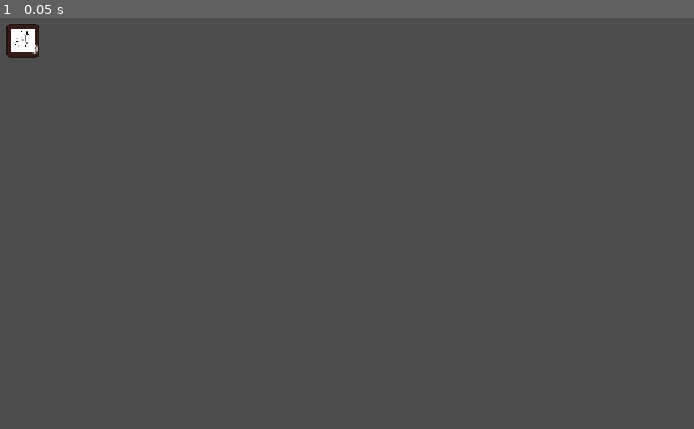
Above: before the commit, frame 1.
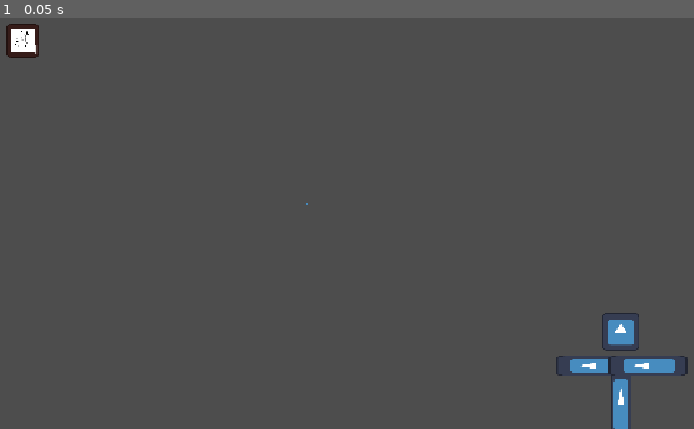
Above: after the commit, the same moment.

Repository: Regonold520/gmtk-foodkap
Game: Godot game, scene res://main.tscn
Two runs of this game, one before a commit and one after it. Both use one fixed random seed, a clock stepped at 60 frames per second and the inputs below. The project has no main scene, so this scene is started directly. The engine's default icon, where the game draws it, is replaced by a stand-in: a white triangle on a blue panel in a dark square.
Inputs:
- Up to frame 1 (0.05 s): no input

The runs differ from the first frame. In frame 1, 1.1% of the frame differs, in the area x 4-100%, y 6-100%.

Commit message:
selecting structures and holding items

Diff:
--- a/main.tscn
+++ b/main.tscn
@@ -2,14 +2,69 @@
 
 [ext_resource type="Script" uid="uid://ds30j7ju2x01n" path="res://scripts/holdingManager.gd" id="1_ig7tw"]
 [ext_resource type="PackedScene" uid="uid://blk14fdp1rcc6" path="res://scenes/ingredientBox.tscn" id="2_0xm2m"]
-[ext_resource type="Resource" uid="uid://cioa1fl85ef3i" path="res://debug/bread.tres" id="3_h2yge"]
+[ext_resource type="Script" uid="uid://opk5dpwvdpmf" path="res://scripts/selectionManager.gd" id="2_1bvp3"]
+[ext_resource type="Texture2D" uid="uid://cg77hijyxxnqb" path="res://icon.svg" id="3_lquwl"]
+[ext_resource type="Script" uid="uid://de02chtosiqg4" path="res://resources/ingredient.gd" id="5_lquwl"]
+
+[sub_resource type="CircleShape2D" id="CircleShape2D_mltvj"]
+radius = 2.0
+
+[sub_resource type="Resource" id="Resource_1bvp3"]
+script = ExtResource("5_lquwl")
+metadata/_custom_type_script = "uid://de02chtosiqg4"
+
+[sub_resource type="Resource" id="Resource_lquwl"]
+script = ExtResource("5_lquwl")
+metadata/_custom_type_script = "uid://de02chtosiqg4"
+
+[sub_resource type="Resource" id="Resource_7mycd"]
+script = ExtResource("5_lquwl")
+metadata/_custom_type_script = "uid://de02chtosiqg4"
 
 [node name="Node2D" type="Node2D" unique_id=1273140]
 
-[node name="HoldingManager" type="Node" parent="." unique_id=280262521]
+[node name="HoldingManager" type="Node" parent="." unique_id=280262521 node_paths=PackedStringArray("ItemHeldVisual")]
 script = ExtResource("1_ig7tw")
+ItemHeldVisual = NodePath("Kaplin")
+
+[node name="Icon" type="Sprite2D" parent="HoldingManager" unique_id=417373091]
+position = Vector2(1028, 611)
+scale = Vector2(0.2283184, 0.8918921)
+texture = ExtResource("3_lquwl")
+
+[node name="Icon2" type="Sprite2D" parent="HoldingManager" unique_id=22368557]
+position = Vector2(991, 557)
+rotation = -1.5707964
+scale = Vector2(0.2283184, 0.8918921)
+texture = ExtResource("3_lquwl")
+
+[node name="Icon3" type="Sprite2D" parent="HoldingManager" unique_id=1449858173]
+position = Vector2(1067, 557)
+rotation = -1.5707964
+scale = Vector2(0.2283184, 0.8918921)
+texture = ExtResource("3_lquwl")
+
+[node name="Kaplin" type="Sprite2D" parent="HoldingManager" unique_id=202097846]
+position = Vector2(1028, 507.99994)
+scale = Vector2(0.42721432, 0.42721432)
+texture = ExtResource("3_lquwl")
+
+[node name="SelectionManager" type="Node" parent="." unique_id=1872995996 node_paths=PackedStringArray("selectionObject")]
+script = ExtResource("2_1bvp3")
+selectionObject = NodePath("Area2D")
+
+[node name="Area2D" type="Area2D" parent="SelectionManager" unique_id=127668326]
+
+[node name="Icon" type="Sprite2D" parent="SelectionManager/Area2D" unique_id=1805685733]
+scale = Vector2(0.03, 0.03)
+texture = ExtResource("3_lquwl")
+
+[node name="CollisionShape2D" type="CollisionShape2D" parent="SelectionManager/Area2D" unique_id=542888841]
+shape = SubResource("CircleShape2D_mltvj")
 
 [node name="Area2D" parent="." unique_id=961949610 instance=ExtResource("2_0xm2m")]
 position = Vector2(167, 89)
-ResourceHeld = ExtResource("3_h2yge")
-Count = 9
+ResourcesHeld = Array[ExtResource("5_lquwl")]([SubResource("Resource_1bvp3"), SubResource("Resource_lquwl"), SubResource("Resource_7mycd")])
+
+[connection signal="clickedObject" from="SelectionManager" to="HoldingManager" method="_on_selection_manager_clicked_object"]
+[connection signal="clickedObject" from="SelectionManager" to="SelectionManager" method="_on_clicked_object"]
--- a/project.godot
+++ b/project.godot
@@ -23,6 +23,14 @@
 window/stretch/mode="canvas_items"
 window/stretch/aspect="expand"
 
+[input]
+
+select={
+"deadzone": 0.2,
+"events": [Object(InputEventMouseButton,"resource_local_to_scene":false,"resource_name":"","device":-1,"window_id":0,"alt_pressed":false,"shift_pressed":false,"ctrl_pressed":false,"meta_pressed":false,"button_mask":0,"position":Vector2(0, 0),"global_position":Vector2(0, 0),"factor":1.0,"button_index":1,"canceled":false,"pressed":false,"double_click":false,"script":null)
+]
+}
+
 [physics]
 
 3d/physics_engine="Jolt Physics"
--- a/scenes/ingredientBox.tscn
+++ b/scenes/ingredientBox.tscn
@@ -2,6 +2,9 @@
 
 [ext_resource type="Script" uid="uid://br46wkcoku3w" path="res://scripts/ResourceBox.gd" id="1_cx443"]
 [ext_resource type="Texture2D" uid="uid://cg77hijyxxnqb" path="res://icon.svg" id="2_g71qr"]
+
+[sub_resource type="RectangleShape2D" id="RectangleShape2D_mltvj"]
+size = Vector2(48, 48)
 
 [node name="Area2D" type="Area2D" unique_id=961949610]
 script = ExtResource("1_cx443")
@@ -27,3 +30,6 @@
 text = "1"
 horizontal_alignment = 2
 vertical_alignment = 2
+
+[node name="CollisionShape2D" type="CollisionShape2D" parent="." unique_id=680320063]
+shape = SubResource("RectangleShape2D_mltvj")
--- a/scripts/ResourceBox.gd
+++ b/scripts/ResourceBox.gd
@@ -3,11 +3,7 @@
 
 ## A box. that contains an ingredient
 
-@export var ResourceHeld : IngredientResource = null:
+@export var ResourcesHeld : Array[IngredientResource] = []:
 	set(type):
-		ResourceHeld = type
+		ResourcesHeld = type
 		$ItemTexture.texture = load("res://assets/ingredients/kaplin.png") #change later
-@export var Count : int = 0:
-	set(amount):
-		Count = amount
-		$Count.text = str(int(Count))
--- a/scripts/holdingManager.gd
+++ b/scripts/holdingManager.gd
@@ -3,4 +3,15 @@
 
 ## This keeps track of what ingredient is currently held
 
-var inHand : IngredientResource
+@export var ItemHeldVisual : Sprite2D
+
+var inHand : IngredientResource = null:
+	set(item):
+		inHand = item
+		if ItemHeldVisual:
+			ItemHeldVisual.texture = load("res://assets/ingredients/kaplin.png")
+
+func _on_selection_manager_clicked_object(object : Node):
+	if object is ResourceBox:
+		if inHand == null and object.ResourcesHeld != []:
+			inHand = object.ResourcesHeld.pop_front()
--- /dev/null
+++ b/scripts/selectionManager.gd
@@ -0,0 +1,21 @@
+extends Node
+class_name SelectionManagerNode
+
+## This handles clicking stuff
+
+signal clickedObject(object : Node)
+
+var hoveringObject : Node
+@export var selectionObject : Area2D
+
+func _process(delta):
+	selectionObject.global_position = selectionObject.get_global_mouse_position()
+
+	if selectionObject.has_overlapping_areas():
+		hoveringObject = selectionObject.get_overlapping_areas()[0]
+		if Input.is_action_just_pressed('select'):
+			clickedObject.emit(hoveringObject)
+
+
+func _on_clicked_object(object : Node):
+	print("Clicked ", object, " of type ", object.get_script().get_global_name())
Not shown, added: scripts/selectionManager.gd.uid
